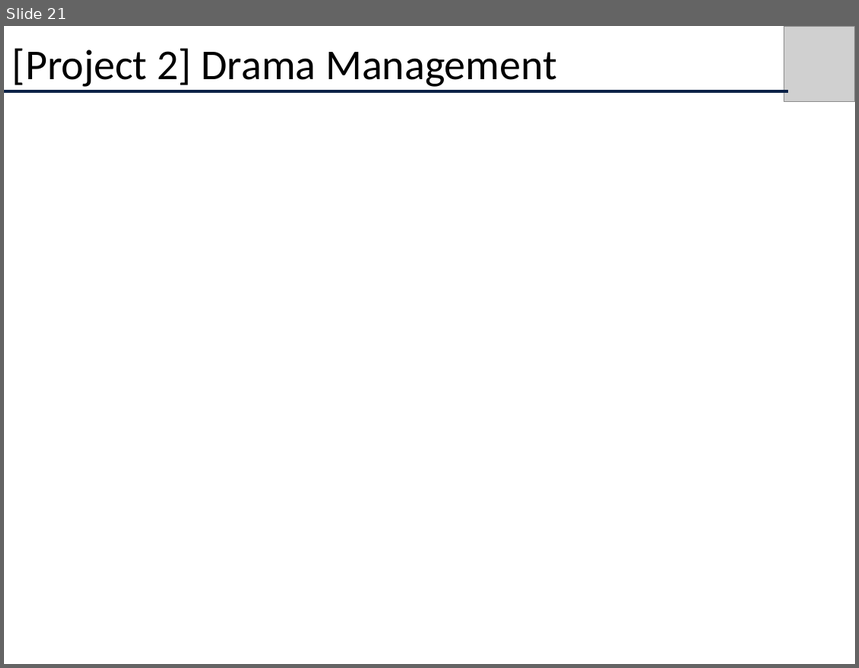
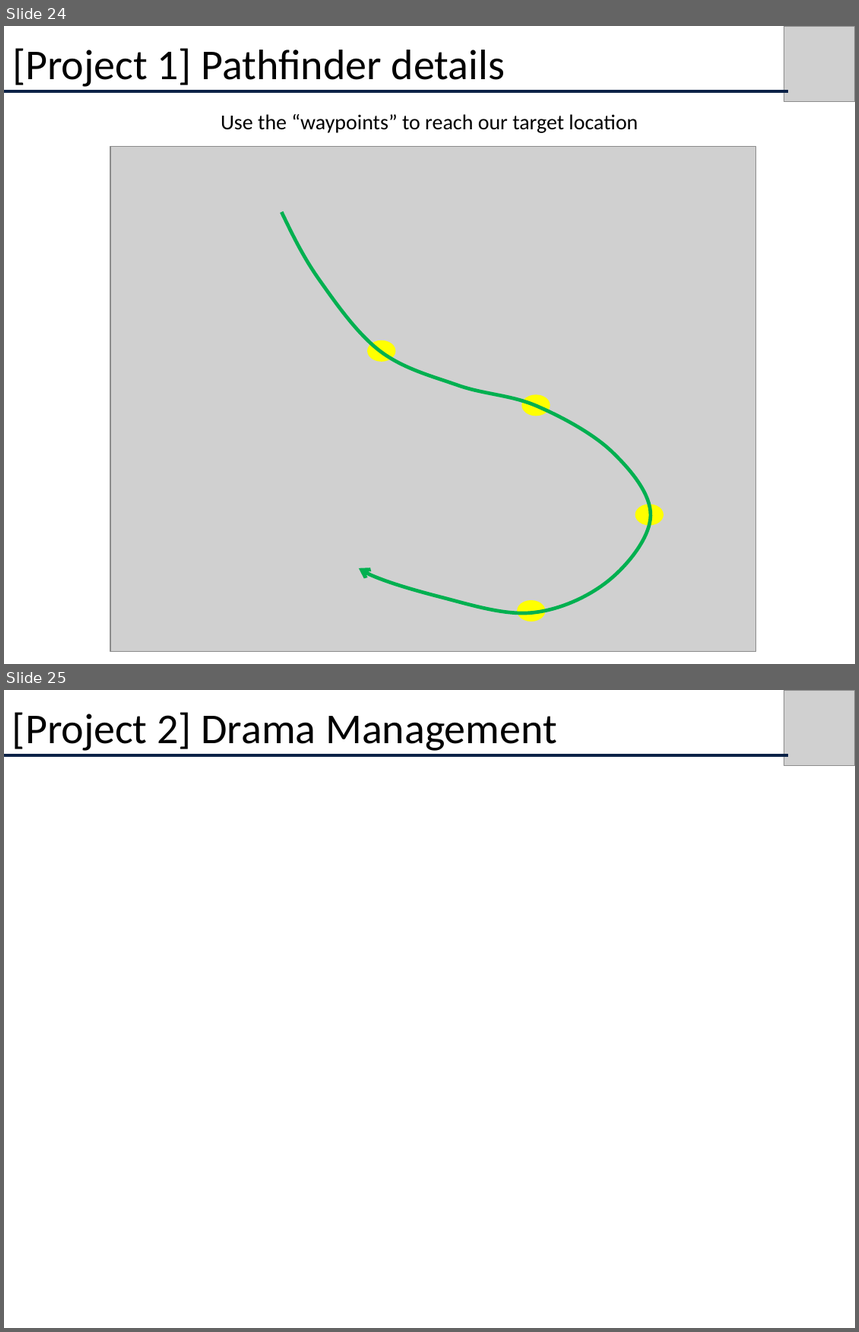
Before and after one commit to albertouri/psmage, a slide deck: docs/CS680Presentation.pptx. Shown one above the other, each under a label of ours: slide 21 before the commit, slides 24 and 25 after it. The pictures are 859x668 and 859x1332 pixels, drawn with LibreOffice and Linux fonts; fonts in the diff are those of the drawing; grey boxes stand for pictures. Boxes give left, top, right and bottom in pixels: in the first picture for what was removed or moved away, otherwise in the second. Text is boxed around its words. In the diff, an @@ line names an element or a change of style, - is before the commit and + after.

```diff
--- a/docs/CS680Presentation.pptx
+++ b/docs/CS680Presentation.pptx
@@ slide 24 added at (x1=4, y1=26, x2=855, y2=664), background #FFFFFF @@
@@ text added at (x1=12, y1=48, x2=505, y2=87), 36 pt, text #000000 @@
+[Project 1] Pathfinder details
@@ picture added at (x1=785, y1=26, x2=855, y2=102) @@
@@ line added from (4, 91) to (788, 91), #0B2247 3 pt @@
@@ text added at (x1=221, y1=114, x2=638, y2=133), 18 pt, text #000000 @@
+Use the “waypoints” to reach our target location
@@ picture added at (x1=110, y1=147, x2=756, y2=652) @@
@@ freeform shape added at (x1=281, y1=212, x2=651, y2=616), outline #00B050 3 pt @@
@@ ellipse added at (x1=367, y1=340, x2=395, y2=361), fill #FFFF00 @@
@@ ellipse added at (x1=522, y1=395, x2=550, y2=416), fill #FFFF00 @@
@@ ellipse added at (x1=636, y1=504, x2=664, y2=525), fill #FFFF00 @@
@@ ellipse added at (x1=517, y1=601, x2=545, y2=622), fill #FFFF00 @@
@@ what was slide 21 is now slide 25 @@
```
Also in this commit, not shown: 5 slides changed, 8 other slides added, 6 other files.
